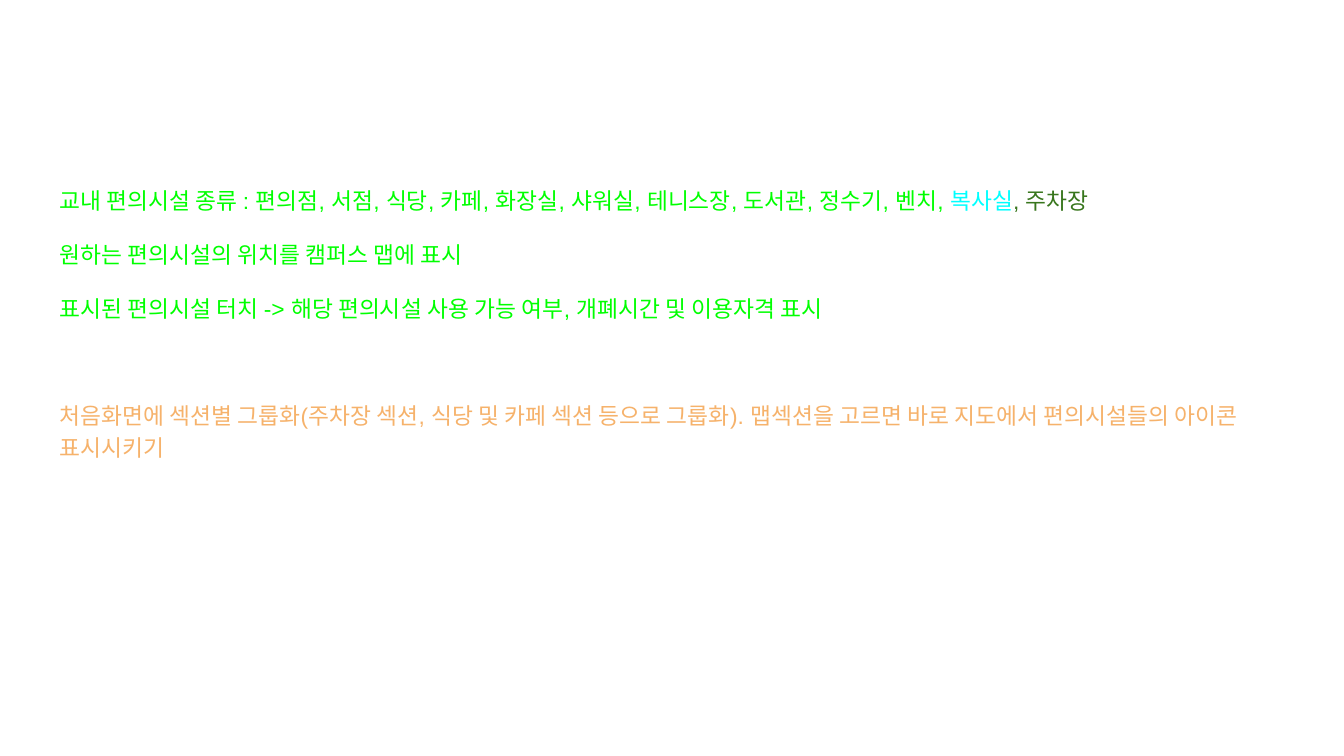
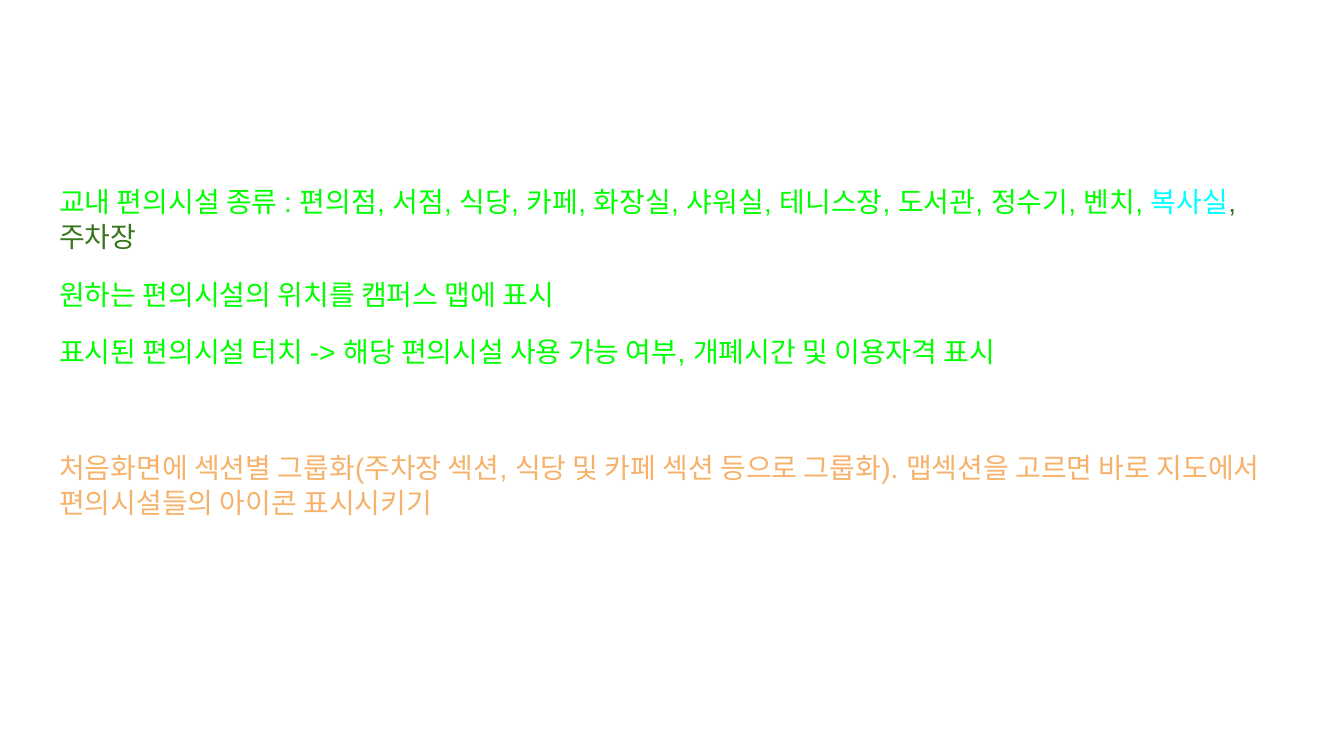
Before and after one commit to moon8603/Software-Enginnering-Project_SoftWizards, a slide deck: slide 10 of classroom/Requirements-Preparation.pptx (slide 9 before the commit). Drawn at 1344x756 pixels with LibreOffice and Linux fonts; fonts in the diff are those of the drawing. Boxes give left, top, right and bottom in pixels: in the first picture for what was removed or moved away, otherwise in the second. Text is boxed around its words. In the diff, an @@ line names an element or a change of style, - is before the commit and + after.

```diff
--- a/classroom/Requirements-Preparation.pptx
+++ b/classroom/Requirements-Preparation.pptx
@@ text "교내 편의시설 종류 : 편의점, ..." at <box>59,189,1260,515</box>: size 12.2 to 15 pt; line spacing 1.15 to 1.05 @@
```
Also in this commit, not shown: 3 other slides changed, 1 slide added.
